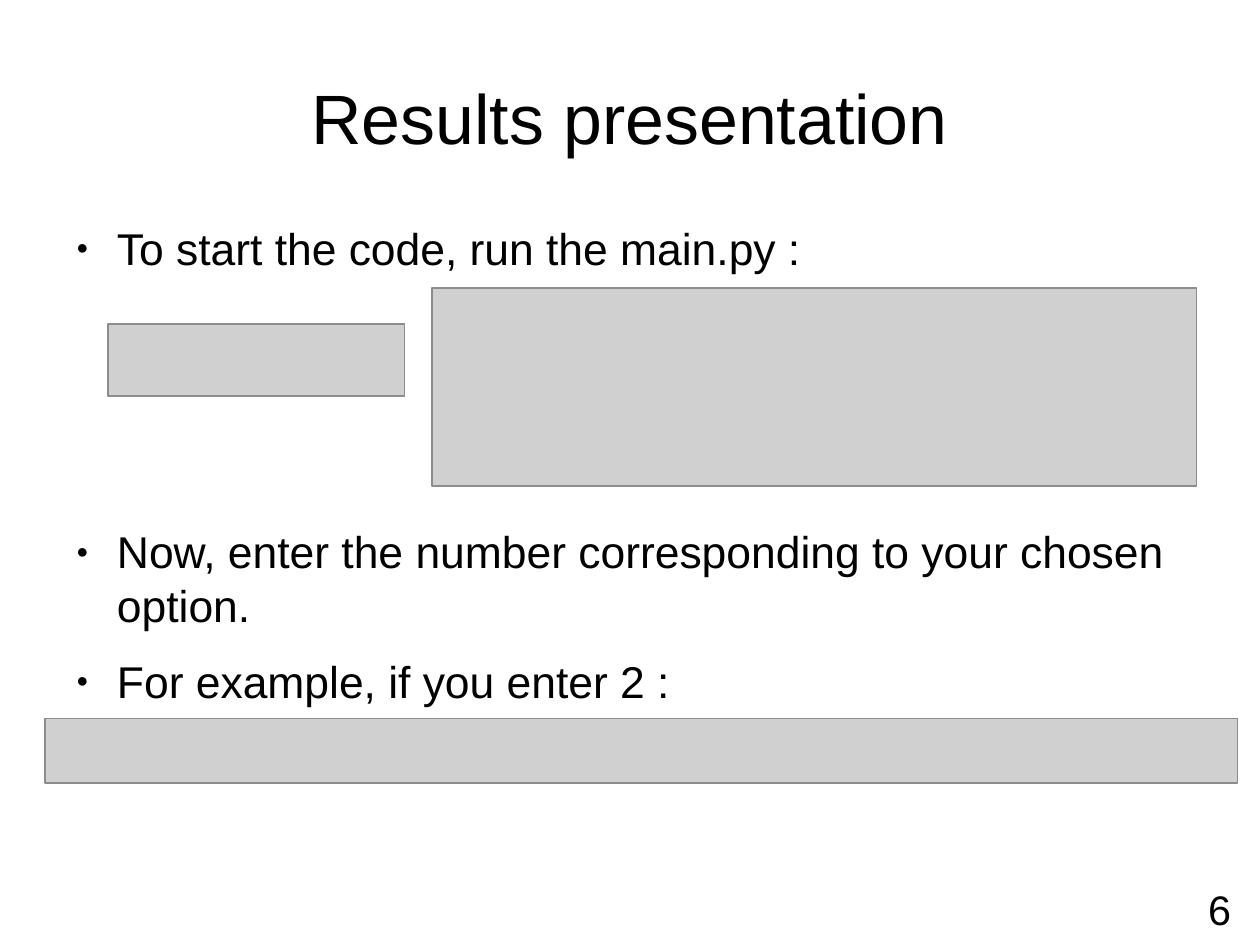
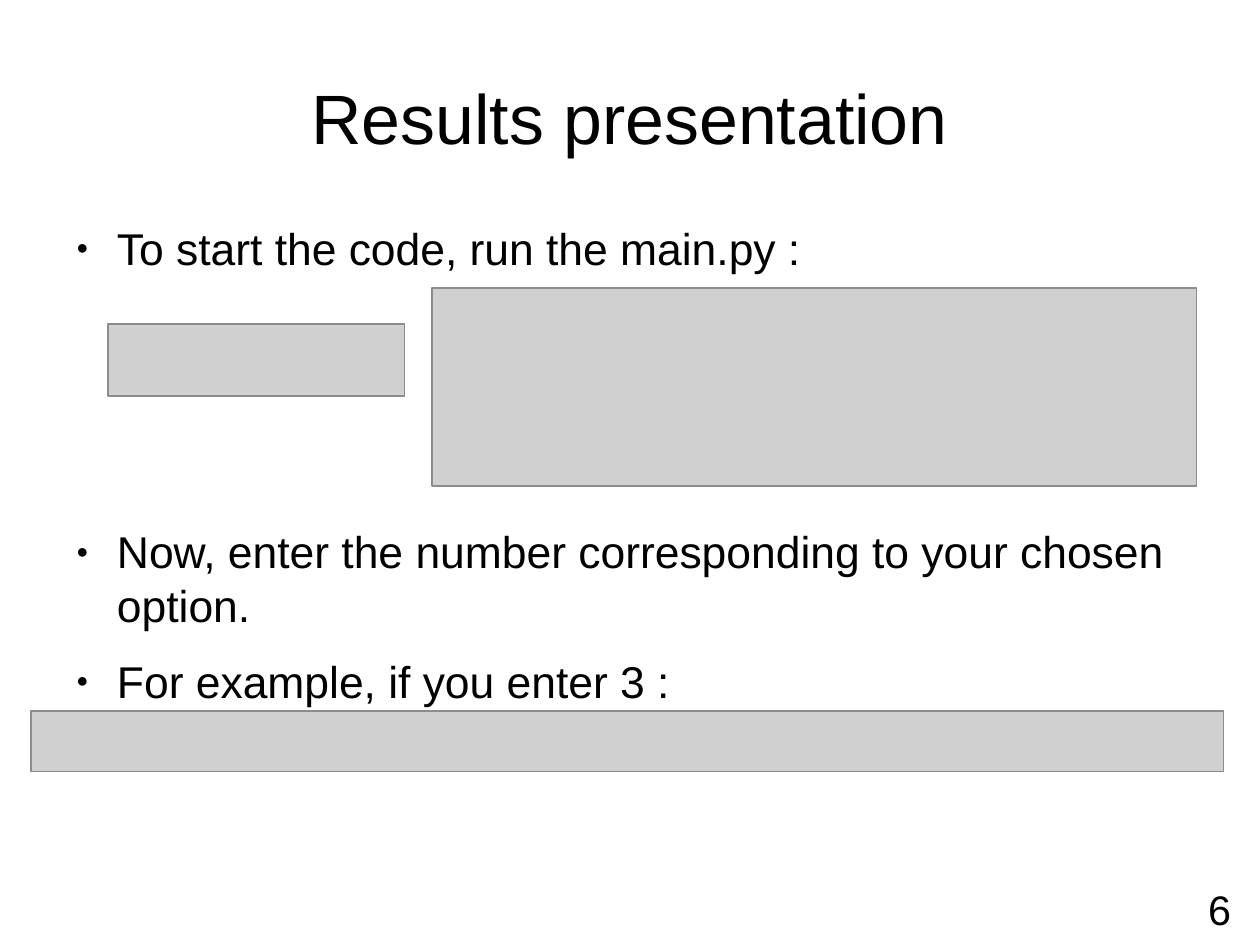
Before and after one commit to Miner205/pychatbot-DONNAT-LEMONT-int1, a slide deck: slide 6 of The report.odp. Drawn at 1260x945 pixels with LibreOffice and Linux fonts; fonts in the diff are those of the drawing; grey boxes stand for pictures. Boxes give left, top, right and bottom in pixels: in the first picture for what was removed or moved away, otherwise in the second. Text is boxed around its words. In the diff, an @@ line names an element or a change of style, - is before the commit and + after.

```diff
--- a/The report.odp
+++ b/The report.odp
@@ text at (x1=117, y1=665, x2=645, y2=707): text changed @@
-● For example, if you enter 2 :
+● For example, if you enter 3 :
@@ picture moved from (x1=45, y1=719, x2=1238, y2=783) to (x1=31, y1=711, x2=1225, y2=772) @@
```
Also in this commit, not shown: 3 other files.
